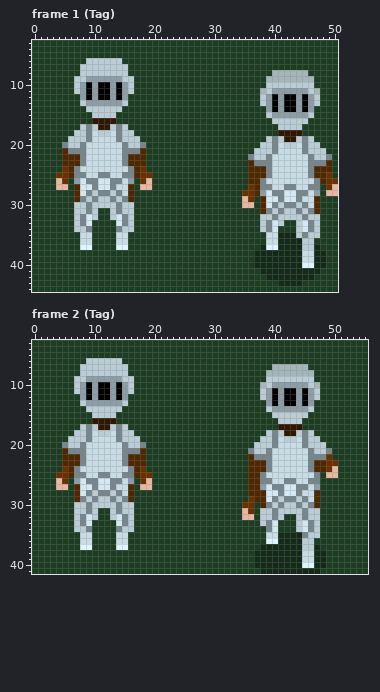
Edited in one commit: pixel-art file (Dibujo/Aseprite/Practicando/Humano/360_Humano_Caminand_Vo.aseprite). Above, as it was before the edit.
88x91 pixels, 48 frames. Colours within 5 levels of each other are drawn and written as one. Shown: frame 1 (Tag): x 0..50, y 3..44; frame 2 (Tag): x 0..55, y 3..41. The commit also changed other frames or places, which this record leaves out.
After:
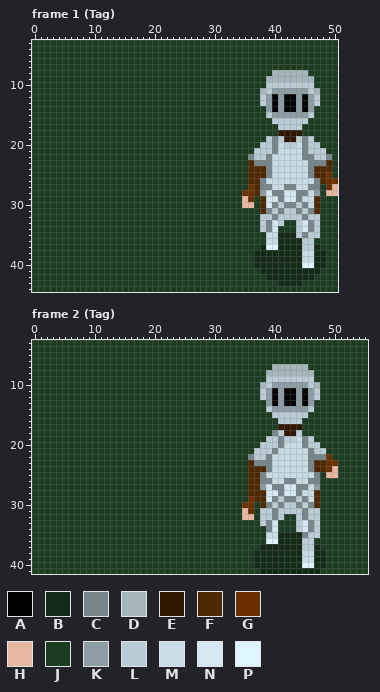
Palette (. is transparent): A #000000  B #142a18  C #77858c  D #a4b6ba  E #301702  F #4e2801  G #6b3000  H #e7b7a1  J #1d3d23  K #8c9da6  L #bacdd6  M #c8dce6  N #d3e8f2  P #def5ff
The edit:
layer "360_Guerrero" added
layer "Guerrero" now hidden
layer "Guerrero Idle" now hidden
Changed rows in their new state; - is an unchanged pixel.
Frame 1 (Tag):
first column x 4:
 6 -----JJJJJJ-------------------------------
 7 ----JJJJJJJJ------------------------------
 8 ----JJJJJJJJ------------------------------
 9 ---JJJJJJJJJJ-----------------------------
10 ---JJJJJJJJJJ-----------------------------
11 ---JJJJJJJJJJ-----------------------------
12 ----JJJJJJJJ------------------------------
13 ----JJJJJJJJ------------------------------
14 -----JJJJJJ-------------------------------
15 ------JJJJ--------------------------------
16 ------JJJJ--------------------------------
17 ----JJJJJJJJ------------------------------
18 ---JJJJJJJJJJ-----------------------------
19 --JJJJJJJJJJJJ----------------------------
20 -JJJJJJJJJJJJJJ---------------------------
21 -JJJJJJJJJJJJJJ---------------------------
22 -JJJJJJJJJJJJJJ--------------------------C
23 -JJJJJJJJJJJJJJ---------------------------
24 -JJJJJJJJJJJJJJ---------------------------
25 JJJJJJJJJJJJJJJJ--------------------------
26 JJ-JJJJJJJJJJ-JJ--------------------------
27 JJ-JJJJJJJJJJ-JJ--------------------------
28 ---JJJJJJJJJJ-----------------------------
29 ---JJJJJJJJJJ-----------------------------
30 ---JJJJJJJJJJ-----------------------------
31 ---JJJJ--JJJJ-----------------------------
32 ---JJJJ--JJJJ-----------------------------
33 ---JJJ----JJJ-----------------------------
34 ---JJJ----JJJ-----------------------------
35 ----JJ----JJ------------------------------
36 ----JJ----JJ------------------------------
37 ----JJ----JJ------------------------------
Frame 2 (Tag):
first column x 4:
 6 -----JJJJJJ-----------------------------------
 7 ----JJJJJJJJ----------------------------------
 8 ----JJJJJJJJ----------------------------------
 9 ---JJJJJJJJJJ---------------------------------
10 ---JJJJJJJJJJ---------------------------------
11 ---JJJJJJJJJJ---------------------------------
12 ----JJJJJJJJ----------------------------------
13 ----JJJJJJJJ----------------------------------
14 -----JJJJJJ-----------------------------------
15 ------JJJJ------------------------------------
16 ------JJJJ------------------------------------
17 ----JJJJJJJJ----------------------------------
18 ---JJJJJJJJJJ----------------------J-----JJ---
19 --JJJJJJJJJJJJ--------------------J-LC-----J--
20 -JJJJJJJJJJJJJJ------------------J--LC------J-
21 -JJJJJJJJJJJJJJ-----------------J--LC--------J
22 -JJJJJJJJJJJJJJ-----------------CLL-----------
23 -JJJJJJJJJJJJJJ------------------CC-----------
24 -JJJJJJJJJJJJJJ-------------------------------
25 JJJJJJJJJJJJJJJJ------------------------------
26 JJ-JJJJJJJJJJ-JJ------------------------------
27 JJ-JJJJJJJJJJ-JJ------------------------------
28 ---JJJJJJJJJJ---------------------------------
29 ---JJJJJJJJJJ---------------------------------
30 ---JJJJJJJJJJ---------------------------------
31 ---JJJJ--JJJJ---------------------------------
32 ---JJJJ--JJJJ---------------------------------
33 ---JJJ----JJJ---------------------------------
34 ---JJJ----JJJ---------------------------------
35 ----JJ----JJ----------------------------------
36 ----JJ----JJ----------------------------------
37 ----JJ----JJ----------------------------------
